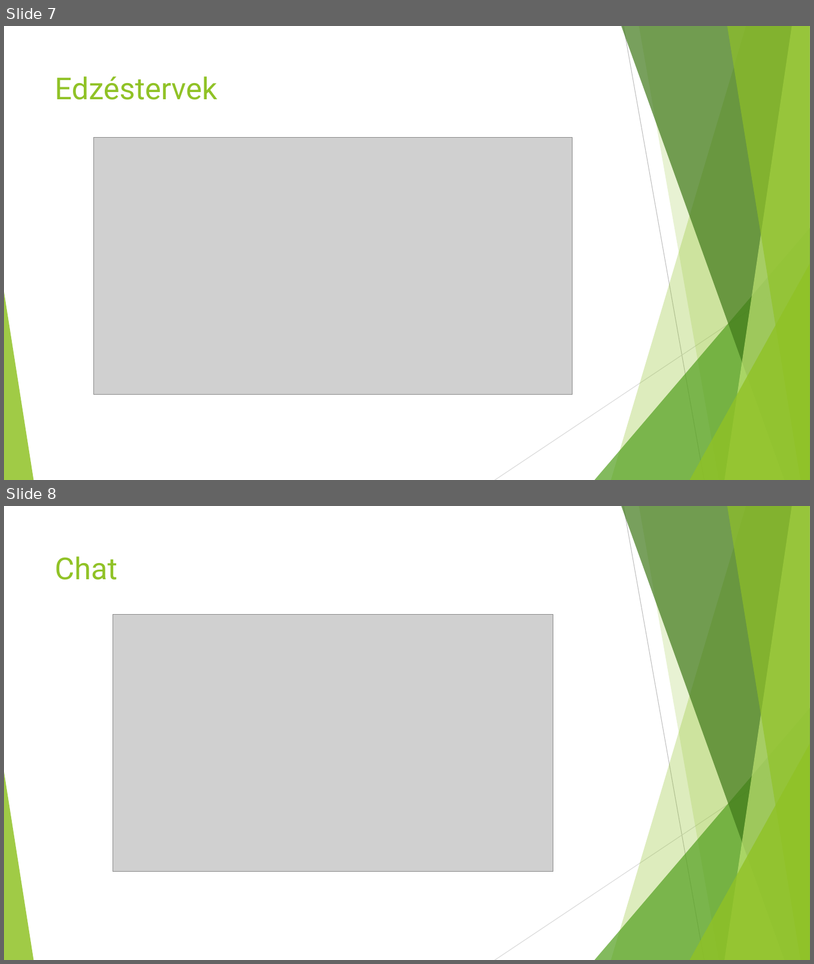
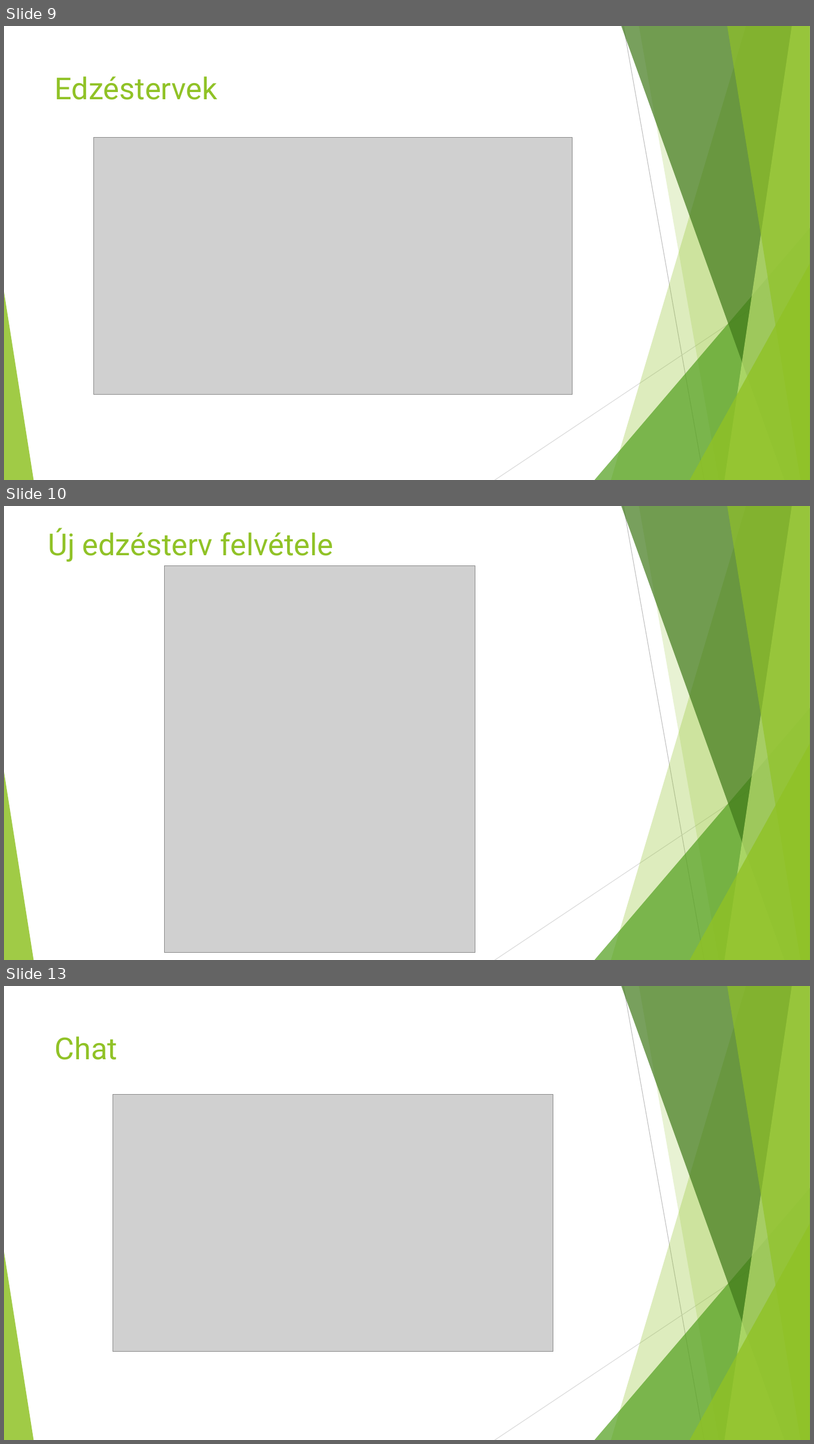
Before and after one commit to SzaboRichard01/2023_Zaroprojekt, a slide deck: ShineGym&Fit edzésterv és étrendösszeállító webalkalmazás Szabó Richárd - Híves Sebastian.pptx. Shown one above the other, each under a label of ours: slides 7 and 8 before the commit, slides 9, 10 and 13 after it; the slides between them are not shown. The pictures are 814x964 and 814x1444 pixels, drawn with LibreOffice and Linux fonts; fonts in the diff are those of the drawing; grey boxes stand for pictures. Boxes give left, top, right and bottom in pixels: in the first picture for what was removed or moved away, otherwise in the second. Text is boxed around its words. In the diff, an @@ line names an element or a change of style, - is before the commit and + after.

```diff
--- a/ShineGym&Fit edzésterv és étrendösszeállító webalkalmazás Szabó Richárd - Híves Sebastian.pptx
+++ b/ShineGym&Fit edzésterv és étrendösszeállító webalkalmazás Szabó Richárd - Híves Sebastian.pptx
@@ slide 10 added at (4,506,810,960), background #FFFFFF; not listed: 10 template elements that a slide beside it also shows @@
@@ title added at (48,528,334,562), 36 pt, text #90C226 @@
+Új edzésterv felvétele
@@ picture added at (164,566,475,952) @@
@@ what was slide 7 is now slide 9 @@
@@ what was slide 8 is now slide 13 @@
```
Also in this commit, not shown: 1 slide changed, 4 other slides added.
